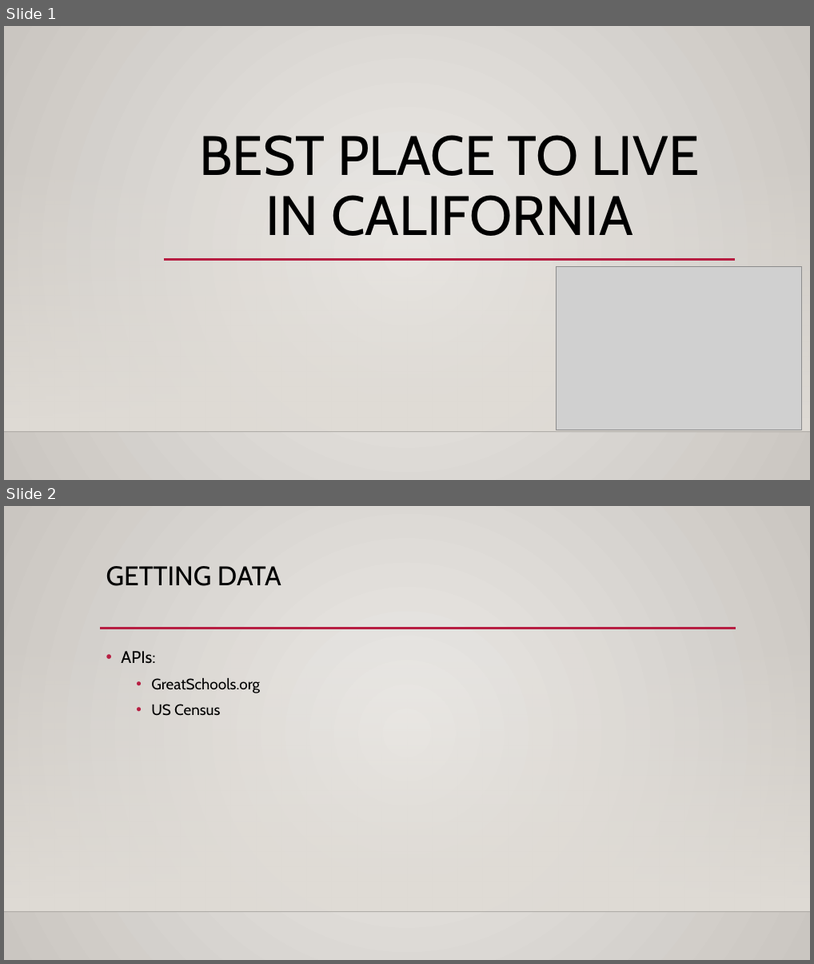
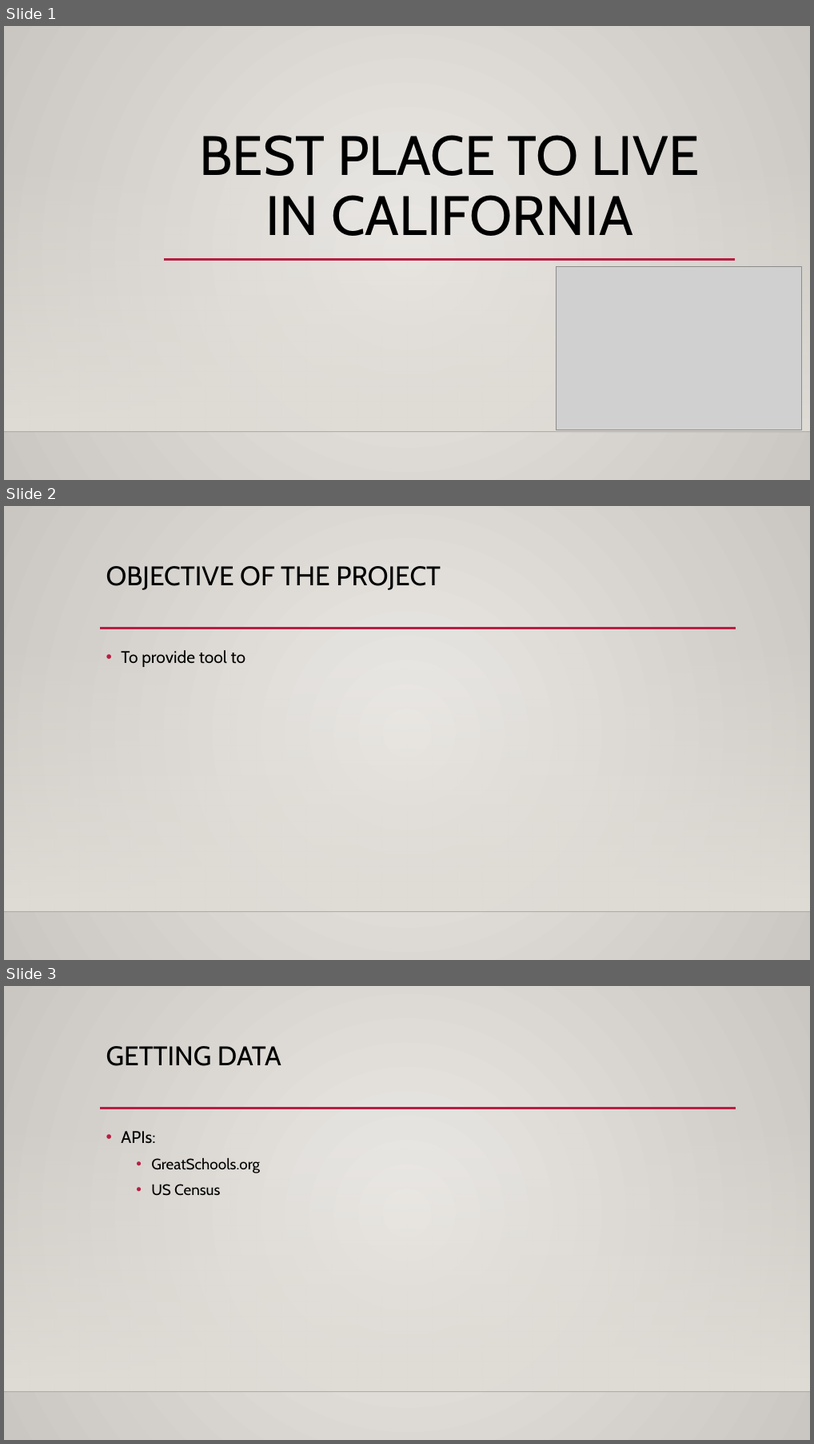
Before and after one commit to mayushah1/Best-Place-to-live, a slide deck: Presentation for project 2.pptx. Shown one above the other, each under a label of ours: slides 1 and 2 before the commit, slides 1, 2 and 3 after it. The pictures are 814x964 and 814x1444 pixels, drawn with LibreOffice and Linux fonts; fonts in the diff are those of the drawing; grey boxes stand for pictures; background and template pictures are left out. Boxes give left, top, right and bottom in pixels: in the first picture for what was removed or moved away, otherwise in the second. Text is boxed around its words. In the diff, an @@ line names an element or a change of style, - is before the commit and + after.

Commit message:
draft

```diff
--- a/Presentation for project 2.pptx
+++ b/Presentation for project 2.pptx
@@ slide 2 added at [4, 506, 810, 960], background gradient #ECEAE7 to #CAC7C1; not listed: 3 template elements that a slide beside it also shows @@
@@ title added at [106, 566, 441, 590], 32 pt, text #000000 @@
+OBJECTIVE OF THE PROJECT
@@ text added at [121, 650, 246, 667], 20 pt, text #000000 @@
+• To provide tool to
@@ what was slide 2 is now slide 3 @@
```
